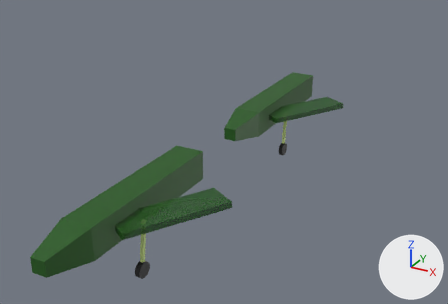
Two versions of the glTF model web-gltf-experiment.gltf, one commit apart.
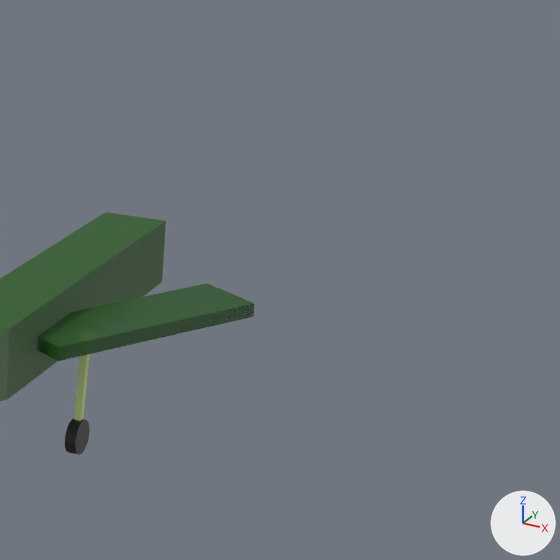
There are two pictures of each version: one whole from a 50 mm camera at (3.07, -3.2, 2.63) aimed at (-0.41, 3.12, -0.53), one close up on the part from 57% to 100% of the width and 0% to 63% of the height. The axes (+X, +Y, +Z) are drawn at lower right. The lights are the same throughout. Where no turn or scale is listed for an object, it has been applied to the vertices.
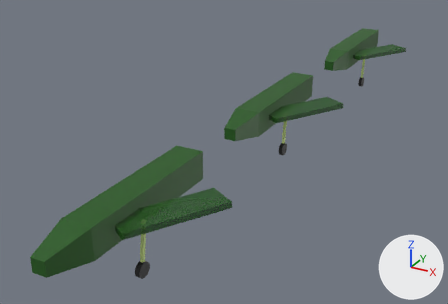
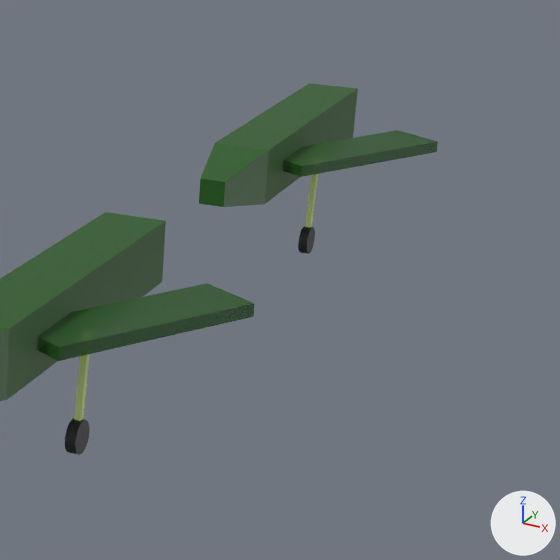
Boxes [x1, y1, x2, y2] around the edits, measured in the close-ups (560 x 560 px):
```json
{"object": "Cube.007", "change": "added", "after": [199, 83, 358, 207], "on screen": "green"}
{"object": "Cube.006", "change": "added", "after": [283, 130, 438, 177], "on screen": "green"}
{"object": "Cylinder.002", "change": "added", "after": [298, 226, 315, 254]}
{"object": "Cube.008", "change": "added", "after": [305, 174, 318, 228]}
```

The change, as JSON lines over the scene's bpy script:
```json
{"op": "add", "block": "me_cylinder_003", "code": ["me_cylinder_003 = bpy.data.meshes.new('Cylinder.003')", "me_cylinder_003.from_pydata(...)  # 64 vertices, 124 faces; spans x -0.025..0.025, y -0.076..0.076, z -0.076..0.076", "me_cylinder_003.materials.append(mat_material_002)  # black #252525"]}
{"op": "add", "block": "me_cube_008", "code": ["me_cube_008 = bpy.data.meshes.new('Cube.008')", "me_cube_008.from_pydata([(-0.011, -0.081, -0.454), (-0.015, -0.015, 0.002), (-0.012, -0.05, -0.458), (-0.015, 0.015, -0.002), (0.019, -0.08, -0.453), (0.015, -0.015, 0.002), (0.019, -0.05, -0.458), (0.015, 0.015, -0.002)], [], [(0, 1, 3), (0, 3, 2), (2, 3, 7), (2, 7, 6), (6, 7, 5), (6, 5, 4), (4, 5, 1), (4, 1, 0), (2, 6, 4), (2, 4, 0), (7, 3, 1), (7, 1, 5)])", "me_cube_008.materials.append(mat_material_001)  # green #d0e78e"]}
{"op": "add", "block": "ob_cube_006", "code": ["ob_cube_006 = bpy.data.objects.new('Cube.006', me_cube_003.copy())  # the mesh of ob_cube_003", "ob_cube_006.location = (0.0, 6.194, 0.0)"]}
{"op": "add", "block": "ob_cube_007", "code": ["ob_cube_007 = bpy.data.objects.new('Cube.007', me_cube_004.copy())  # the mesh of ob_cube_004", "ob_cube_007.location = (0.0, 6.789, 0.0)"]}
{"op": "add", "block": "ob_cylinder_002", "code": ["ob_cylinder_002 = bpy.data.objects.new('Cylinder.002', me_cylinder_003)", "ob_cylinder_002.location = (0.278, 6.603, -0.456)"]}
{"op": "add", "block": "ob_cube_008", "code": ["ob_cube_008 = bpy.data.objects.new('Cube.008', me_cube_008)", "ob_cube_008.location = (0.274, 6.669, 0.0)"]}
```
